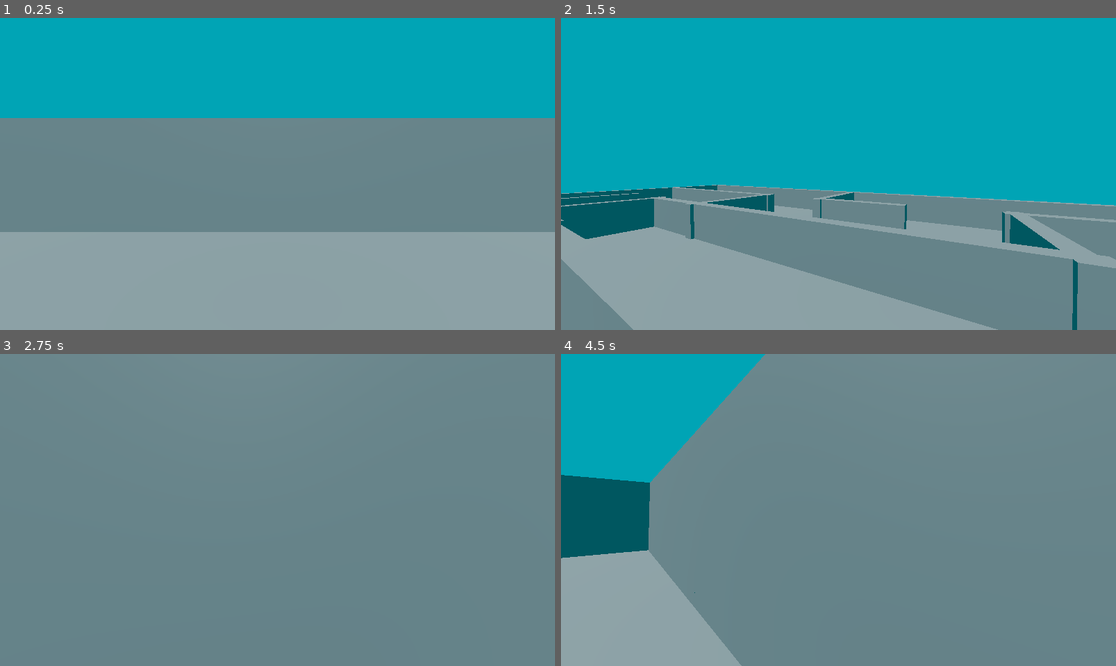
Above: before the commit, frames 1-4 (two rows, left to right).
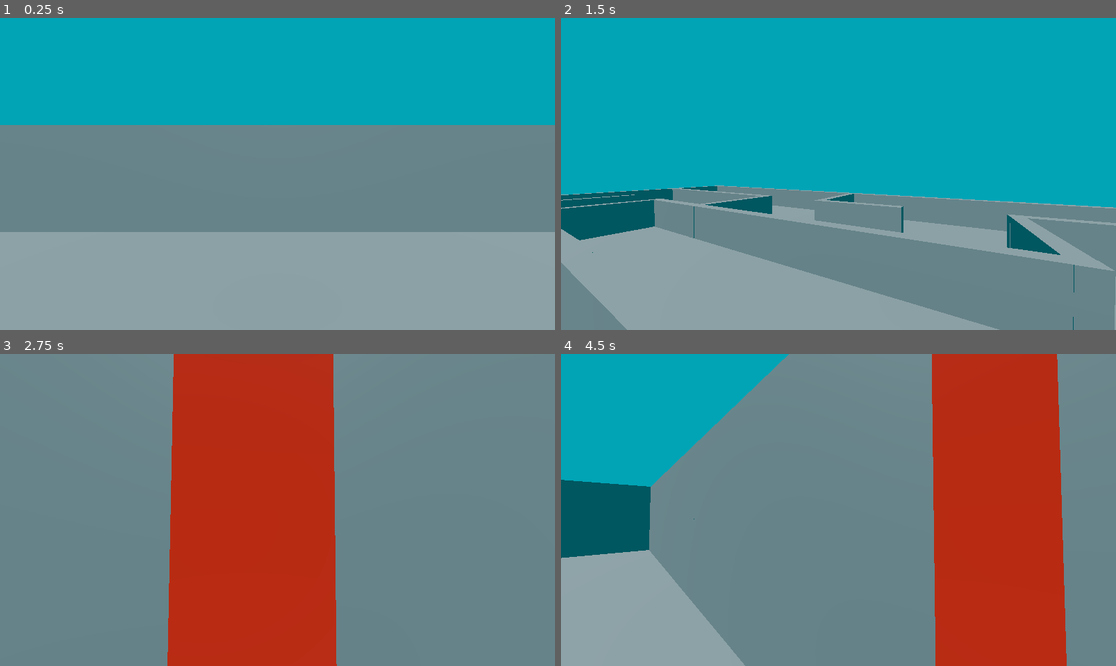
Above: after the commit, the same moments.

Repository: CoderTristan/ProcedurallyGeneratedMaze
Game: Godot game, scene res://scenes/game.tscn
The game is run twice, just before and just after one commit, with the same random seed, the same clock (stepped at 60 frames per second) and the same inputs.
Inputs (mouse positions are in pixels of both pictures, inside the frame that each line leads up to):
- Up to frame 1 (0.25 s): no input
- Up to frame 2 (1.5 s): tap Enter at 0.5 s; move the mouse to (866, 174) at 0.52 s; hold W (forward) from 0.53 s (still down); click (866, 174) at 0.67 s; tap Space (jump) at 0.77 s; move the mouse to (810, 174) at 1.27 s; click (810, 174) at 1.42 s
- Up to frame 3 (2.75 s): keep holding W (forward); tap Space (jump) at 1.52 s; move the mouse to (288, 503) at 2.02 s; click (288, 503) at 2.17 s
- Up to frame 4 (4.5 s): keep holding W (forward); tap Space (jump) at 2.75, 3.02, 3.77 s; move the mouse to (832, 516) at 2.77 s; click (832, 516) at 2.92 s; move the mouse to (877, 513) at 3.52 s; click (877, 513) at 3.67 s; move the mouse to (794, 506) at 4.27 s; click (794, 506) at 4.42 s

The runs differ from the first frame. In frame 1, 2.2% of the frame differs, in the area x 0-100%, y 32-35%; in frame 2, 4.0%; in frame 3, 30%, in the area x 30-61%, y 0-100%; in frame 4, 25%.

Commit message:
Add files via upload

Diff:
--- a/maze/project.godot
+++ b/maze/project.godot
@@ -14,6 +14,10 @@
 run/main_scene="uid://dim3n6upgg5k3"
 config/features=PackedStringArray("4.5", "GL Compatibility")
 config/icon="res://icon.svg"
+
+[global_group]
+
+marker=""
 
 [input]
 
--- /dev/null
+++ b/maze/scenes/marker.tscn
@@ -0,0 +1,11 @@
+[gd_scene load_steps=3 format=3 uid="uid://cqcjb2trvvatx"]
+
+[sub_resource type="StandardMaterial3D" id="StandardMaterial3D_umaji"]
+albedo_color = Color(1, 0.16078432, 0, 1)
+
+[sub_resource type="BoxMesh" id="BoxMesh_hy4mp"]
+material = SubResource("StandardMaterial3D_umaji")
+
+[node name="Marker" type="MeshInstance3D"]
+transform = Transform3D(0.14921357, 0, 0, 0, 1, 0, 0, 0, 0.13915996, 0, 0, 0)
+mesh = SubResource("BoxMesh_hy4mp")
--- a/maze/scenes/wall.tscn
+++ b/maze/scenes/wall.tscn
@@ -3,13 +3,14 @@
 [sub_resource type="BoxMesh" id="BoxMesh_ict6q"]
 
 [sub_resource type="BoxShape3D" id="BoxShape3D_uvhfp"]
-size = Vector3(4.72, 3, 0.451)
+size = Vector3(4.4485545, 3, 0.451)
 
 [node name="StaticBody3D" type="StaticBody3D"]
 
 [node name="Wall" type="MeshInstance3D" parent="."]
-transform = Transform3D(4.7232394, 0, 0, 0, 3.0113153, 0, 0, 0, 0.4512996, 0, 0, 0)
+transform = Transform3D(4.449, 0, 0, 0, 2.836, 0, 0, 0, 0.425, 0, 0, 0)
 mesh = SubResource("BoxMesh_ict6q")
 
 [node name="CollisionShape3D" type="CollisionShape3D" parent="."]
+transform = Transform3D(1, 0, 0, 0, 1, 0, 0, 0, 1, -0.023769379, 0, 0)
 shape = SubResource("BoxShape3D_uvhfp")
--- a/maze/scripts/game.gd
+++ b/maze/scripts/game.gd
@@ -18,7 +18,6 @@
 	spawn_player()
 
 
-# --- MAZE GENERATION ---
 func generate_maze() -> void:
 	maze.clear()
 	for z in range(maze_depth):
@@ -68,7 +67,6 @@
 		_carve_passages_from(nx, nz)
 
 
-# --- FLOOR ---
 func build_floor() -> void:
 	var floor_mesh := PlaneMesh.new()
 	floor_mesh.size = Vector2(maze_width * cell_size, maze_depth * cell_size)
@@ -85,7 +83,6 @@
 	floor_instance.create_trimesh_collision()
 
 
-# --- BUILD WALLS ---
 func build_maze() -> void:
 	for z in range(maze_depth):
 		for x in range(maze_width):
@@ -104,17 +101,17 @@
 				_spawn_wall(Vector3(world_x - cell_size / 2, base_y, world_z), 90)
 
 
-func _spawn_wall(position: Vector3, rotation_y: float) -> void:
+func _spawn_wall(position1: Vector3, rotation_y: float) -> void:
 	if wall_scene == null:
 		push_error("Wall scene not assigned!")
 		return
 	var wall := wall_scene.instantiate()
-	wall.position = position
+	wall.position = position1
 	wall.rotation_degrees = Vector3(0, rotation_y, 0)
 	add_child(wall)
 
 
-# --- PLAYER SPAWN ---
+
 func spawn_player() -> void:
 	if player_scene == null:
 		push_error("Player scene not assigned!")
@@ -122,11 +119,11 @@
 
 	var player := player_scene.instantiate()
 
-	# Find center of the maze
+
 	var center_x := (maze_width * cell_size) / 2.0 - (cell_size / 2.0)
 	var center_z := (maze_depth * cell_size) / 2.0 - (cell_size / 2.0)
 
-	# Raise player slightly above the ground
+
 	player.position = Vector3(center_x, 1.0, center_z)
 
 	add_child(player)
--- a/maze/scripts/player.gd
+++ b/maze/scripts/player.gd
@@ -4,13 +4,17 @@
 @onready var collider = %CollisionShape3D
 
 var SPEED = 8
+@export var marker_scene: PackedScene = preload("res://scenes/marker.tscn")
 
 func _ready() -> void:
 	Input.set_mouse_mode(Input.MOUSE_MODE_CAPTURED)
 
-func _input(_event):
+func _input(event):
 	if Input.is_action_just_pressed("ui_cancel"):
 		Input.set_mouse_mode(Input.MOUSE_MODE_VISIBLE)
+
+	if event is InputEventMouseButton and event.button_index == MOUSE_BUTTON_LEFT and event.pressed:
+		_place_marker()
 
 
 func _physics_process(delta: float) -> void:
@@ -33,3 +37,21 @@
 		rotation_degrees.y -= event.relative.x * 0.5
 		cam.rotation_degrees.x -= event.relative.y * 0.2
 		cam.rotation_degrees.x = clamp(cam.rotation_degrees.x, -60.0, 60.0)
+
+func _place_marker() -> void:
+	var from = cam.project_ray_origin(get_viewport().get_mouse_position())
+	var to = from + cam.project_ray_normal(get_viewport().get_mouse_position()) * 1000.0
+
+	var space_state: PhysicsDirectSpaceState3D = get_world_3d().direct_space_state
+	var query := PhysicsRayQueryParameters3D.new()
+	query.from = from
+	query.to = to
+	query.collide_with_areas = false
+	query.collide_with_bodies = true
+
+	var result: Dictionary = space_state.intersect_ray(query)
+	if result.size() > 0:
+		var hit_pos: Vector3 = result["position"]
+		var marker := marker_scene.instantiate()
+		marker.position = hit_pos
+		get_tree().current_scene.add_child(marker)
